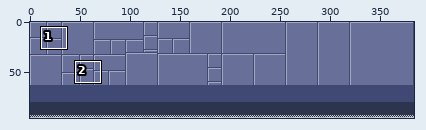
Edited in one commit: sprite sheet (Assets/Sprites/Tilemap/obstacle.png). The picture above shows the old version from afar; the outline marks the close-up.
Close-up. Old version:
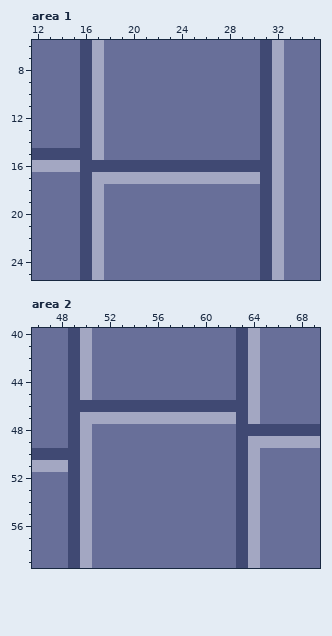
The file is 384x96 pixels. Shown: area 1: x 12..35, y 6..25; area 2: x 46..69, y 40..59. The commit also changed other parts of the picture, which this record leaves out.
Now the later version:
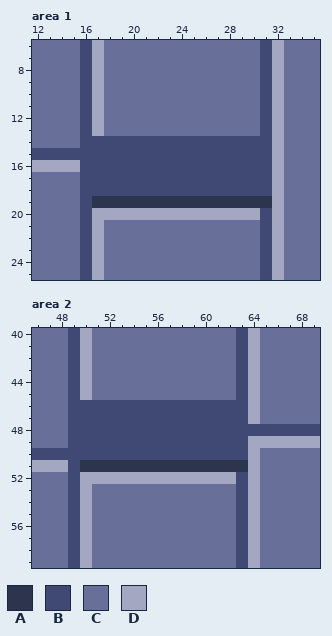
Palette (. is transparent): A #2c354d  B #404973  C #686f99  D #a3a7c2
The exact change:
Area 1:
Colour B gives way to colour A in row 19 at x 31.
Colour C gives way to colour A in row 19 at x 18 to 30.
Colour D gives way to colour A in row 19 at x 17.
Colour C gives way to colour B in rows 14 to 15 at x 18 to 30; in row 18 at x 18 to 30.
Colour D gives way to colour B in rows 14 to 15 at x 17; in row 17 at x 17 to 30; in row 18 at x 17.
Colour C gives way to colour D in row 20 at x 18 to 30.
Area 2:
Colour B gives way to colour A in row 51 at x 63.
Colour C gives way to colour A in row 51 at x 51 to 62.
Colour D gives way to colour A in row 51 at x 50.
Colour C gives way to colour B in rows 48 to 50 at x 51 to 62.
Colour D gives way to colour B in row 47 at x 50 to 62; in rows 48 to 50 at x 50.
Colour C gives way to colour D in row 52 at x 51 to 62.
Changed places in both close-ups, as pixel boxes (x1, y1, x2, y2):
changed: (92, 136, 272, 220)
changed: (80, 412, 248, 484)
